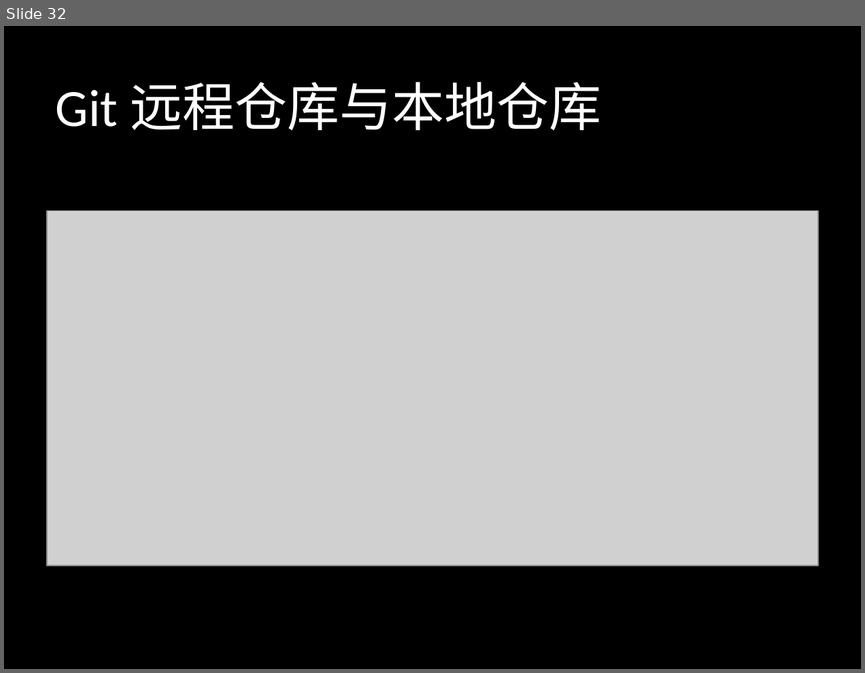
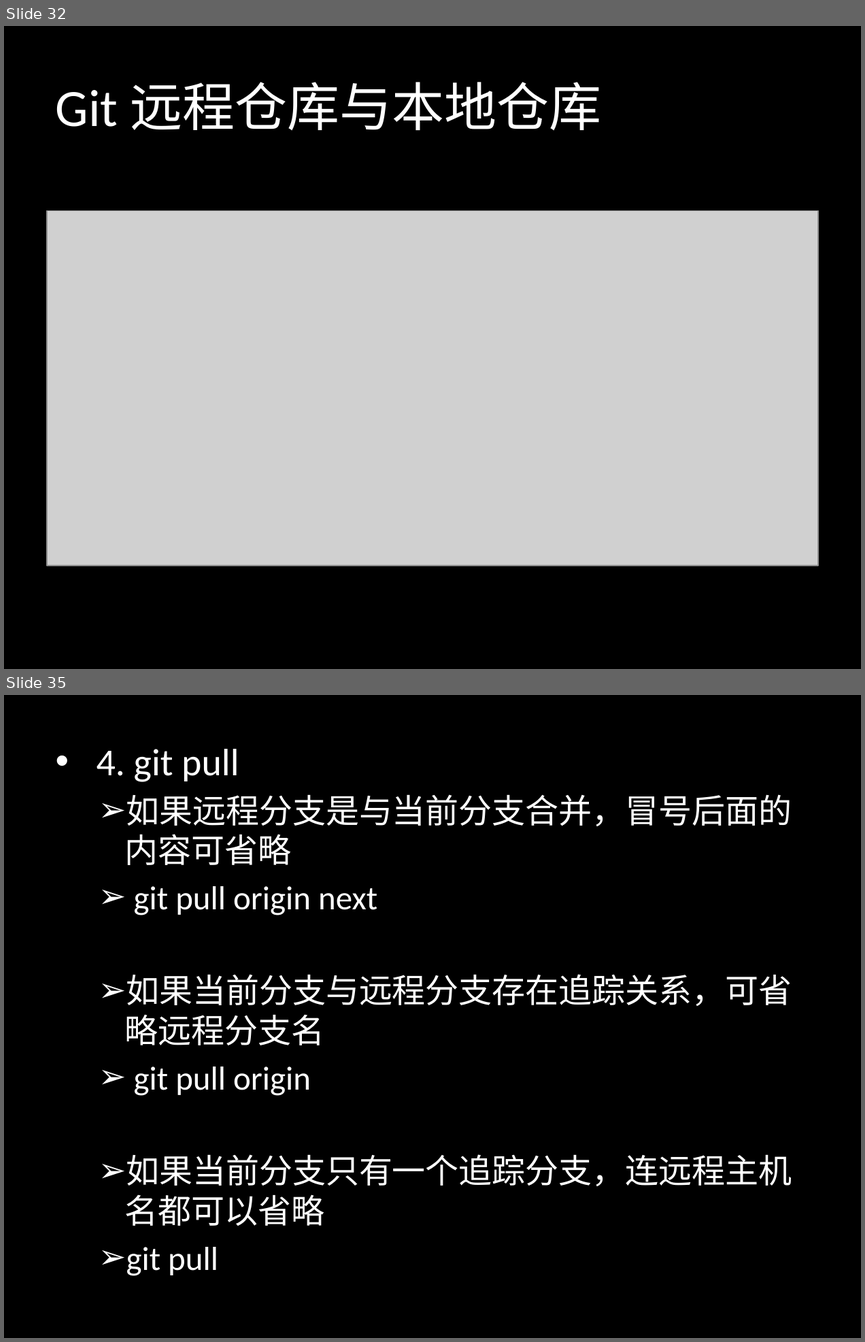
Before and after one commit to sontekliu/git-book, a slide deck: Git.pptx. Shown one above the other, each under a label of ours: slide 32 before the commit, slides 32 and 35 after it; the slides between them are not shown. The pictures are 865x673 and 865x1342 pixels, drawn with LibreOffice and Linux fonts; fonts in the diff are those of the drawing; grey boxes stand for pictures. Boxes give left, top, right and bottom in pixels: in the first picture for what was removed or moved away, otherwise in the second. Text is boxed around its words. In the diff, an @@ line names an element or a change of style, - is before the commit and + after.

```diff
--- a/Git.pptx
+++ b/Git.pptx
@@ slide 35 added at (4,695,861,1338), background #000000 @@
@@ text added at (96,749,792,1276), 28 pt, text #FFFFFF @@
+• 4. git pull
+  ➢ 如果远程分支是与当前分支合并，冒号后面的内容可省略
+  ➢ git pull origin next
+  ➢ 如果当前分支与远程分支存在追踪关系，可省略远程分支名
+  ➢ git pull origin
+  ➢ 如果当前分支只有一个追踪分支，连远程主机名都可以省略
+  ➢ git pull
```
Also in this commit, not shown: 5 other slides added.
